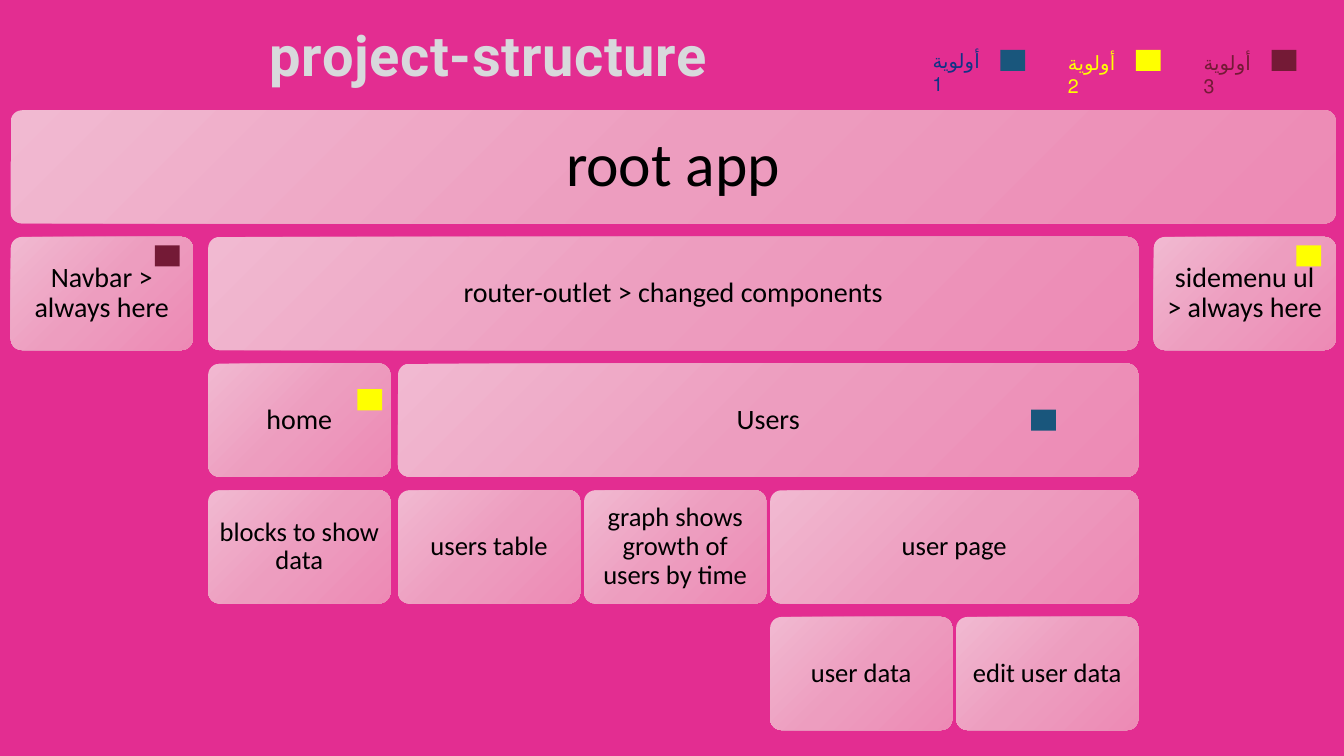
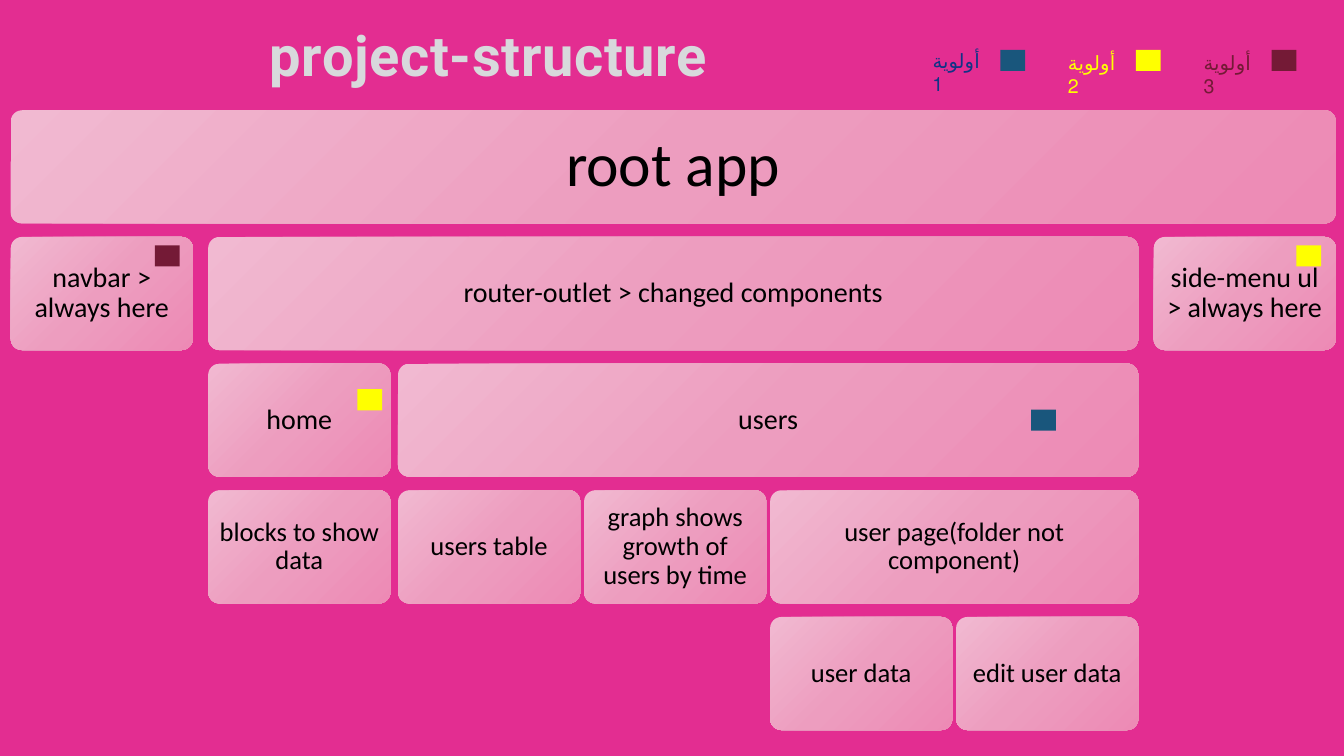
Before and after one commit to Taxi-ai/Barq-Dashboard, a slide deck: slide 1 of project-structure.pptx. Drawn at 1344x756 pixels with LibreOffice and Linux fonts; fonts in the diff are those of the drawing. Boxes give left, top, right and bottom in pixels: in the first picture for what was removed or moved away, otherwise in the second. Text is boxed around its words. In the diff, an @@ line names an element or a change of style, - is before the commit and + after.

```diff
--- a/project-structure.pptx
+++ b/project-structure.pptx
@@ text at (35, 267, 169, 322): text changed @@
-Navbar > always here
+navbar > always here
@@ text at (1171, 264, 1322, 322): text changed @@
-sidemenu ul > always here
+side-menu ul > always here
@@ text at (738, 415, 798, 430): text changed @@
-Users
+users
@@ text at (844, 521, 1064, 574): text changed @@
-user page
+user page(folder not component)
```
Also in this commit, not shown: 2 other files.
